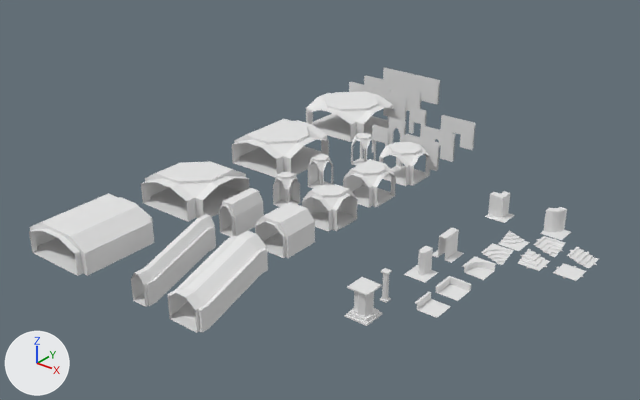
Before and after pictures for a commit that changed the FBX model dungeon_generators/scenes/components.fbx.
Camera for both pictures: a 50 mm camera at (56.0, -127.0, 77.9) aimed at (-36.2, -11.7, 6.4). The lights are fixed; the arrows at lower left show +X, +Y and +Z. Where no turn or scale is listed for an object, it has been applied to the vertices.

Names of what the first picture shows: '1way.01', '1way_Stairs_Wide_01', '1way_extrawide_01', '1way_stairs_Narrow_01', '1way_wide_01', '2way_extrawide_01', '2way_wide_01', '3way_extrawide_01', '3way_wide_01', '4way_extrawide_01', '4way_wide_01', 'Column_large_01', 'Floor_Sunkenwall_L_01', 'Floor_Sunkenwall_L_Curved_01', 'Floor_sunkenwall_01', 'Steps_L_Inner_Curved_01', 'Steps_L_Outer_01', 'Steps_L_Outer_Curved01', 'Wall_01', 'Wall_End_01', 'Wall_L_01', 'Wall_L_Curved_01'.
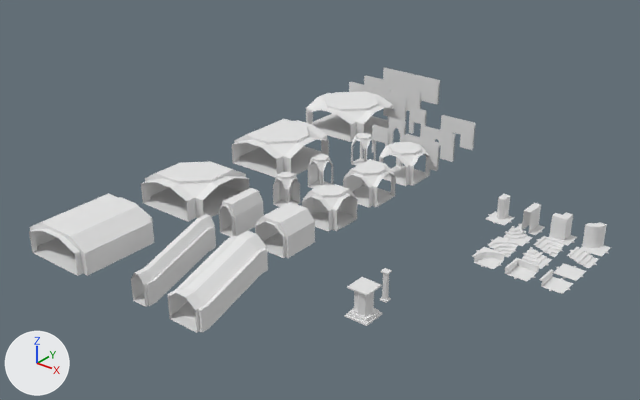
Location of each change, [x1, y1, x2, y2] in pixels of the pictures (640 x 400 px):
```json
{"object": "Wall_L_Curved_01", "change": "moved", "before": [540, 207, 571, 240], "after": [580, 222, 611, 257]}
{"object": "Wall_L_01", "change": "moved", "before": [485, 191, 515, 223], "after": [549, 212, 577, 246]}
{"object": "Wall_01", "change": "moved", "before": [432, 228, 464, 263], "after": [516, 203, 545, 235]}
{"object": "Floor_Sunkenwall_L_01", "change": "moved", "before": [436, 276, 471, 301], "after": [505, 258, 539, 281]}
{"object": "Wall_End_01", "change": "moved", "before": [404, 246, 438, 283], "after": [485, 194, 515, 225]}
{"object": "Floor_sunkenwall_01", "change": "moved", "before": [415, 292, 451, 318], "after": [539, 269, 573, 294]}
{"object": "Floor_Sunkenwall_L_Curved_01", "change": "moved", "before": [462, 256, 496, 280], "after": [472, 247, 506, 269]}
{"object": "Steps_L_Inner_Curved_01", "change": "moved", "before": [481, 243, 514, 265], "after": [488, 236, 520, 257]}
{"object": "Steps_L_Outer_Curved01", "change": "moved", "before": [499, 231, 530, 251], "after": [503, 226, 533, 246]}
{"object": "Steps_L_Outer_01", "change": "moved", "before": [518, 249, 550, 271], "after": [522, 247, 552, 269]}
```

Scene script edits in JSON lines:
```json
{"op": "set", "path": "ob_wall_01.location", "old": "(-7.9, -13.4, 5.7)", "new": "(-2.0, 5.0, 5.0)"}
{"op": "set", "path": "ob_floor_sunkenwall_l_curved_01.location", "old": "(-1.9, -13.4, 4.7)", "new": "(-2.0, -10.0, 5.0)"}
{"op": "set", "path": "ob_steps_l_outer_01.location", "old": "(4.0, -5.7, 5.0)", "new": "(4.0, -5.0, 5.0)"}
{"op": "set", "path": "ob_steps_l_outer_curved01.location", "old": "(-1.9, -1.4, 4.7)", "new": "(-2.0, 0.0, 5.0)"}
{"op": "set", "path": "ob_wall_l_01.location", "old": "(-7.9, 4.6, 5.7)", "new": "(4.0, 5.0, 5.0)"}
{"op": "set", "path": "ob_floor_sunkenwall_01.location", "old": "(-1.9, -27.4, 4.7)", "new": "(10.0, -10.0, 5.0)"}
{"op": "set", "path": "ob_steps_l_inner_curved_01.location", "old": "(-1.9, -7.4, 4.7)", "new": "(-2.0, -5.0, 5.0)"}
{"op": "set", "path": "ob_floor_sunkenwall_l_01.location", "old": "(-1.9, -21.4, 4.7)", "new": "(4.0, -10.0, 5.0)"}
{"op": "set", "path": "ob_wall_l_curved_01.location", "old": "(2.8, 5.0, 5.7)", "new": "(10.0, 5.0, 5.0)"}
{"op": "set", "path": "ob_wall_end_01.location", "old": "(-7.9, -21.4, 5.7)", "new": "(-8.0, 5.0, 5.0)"}
```
